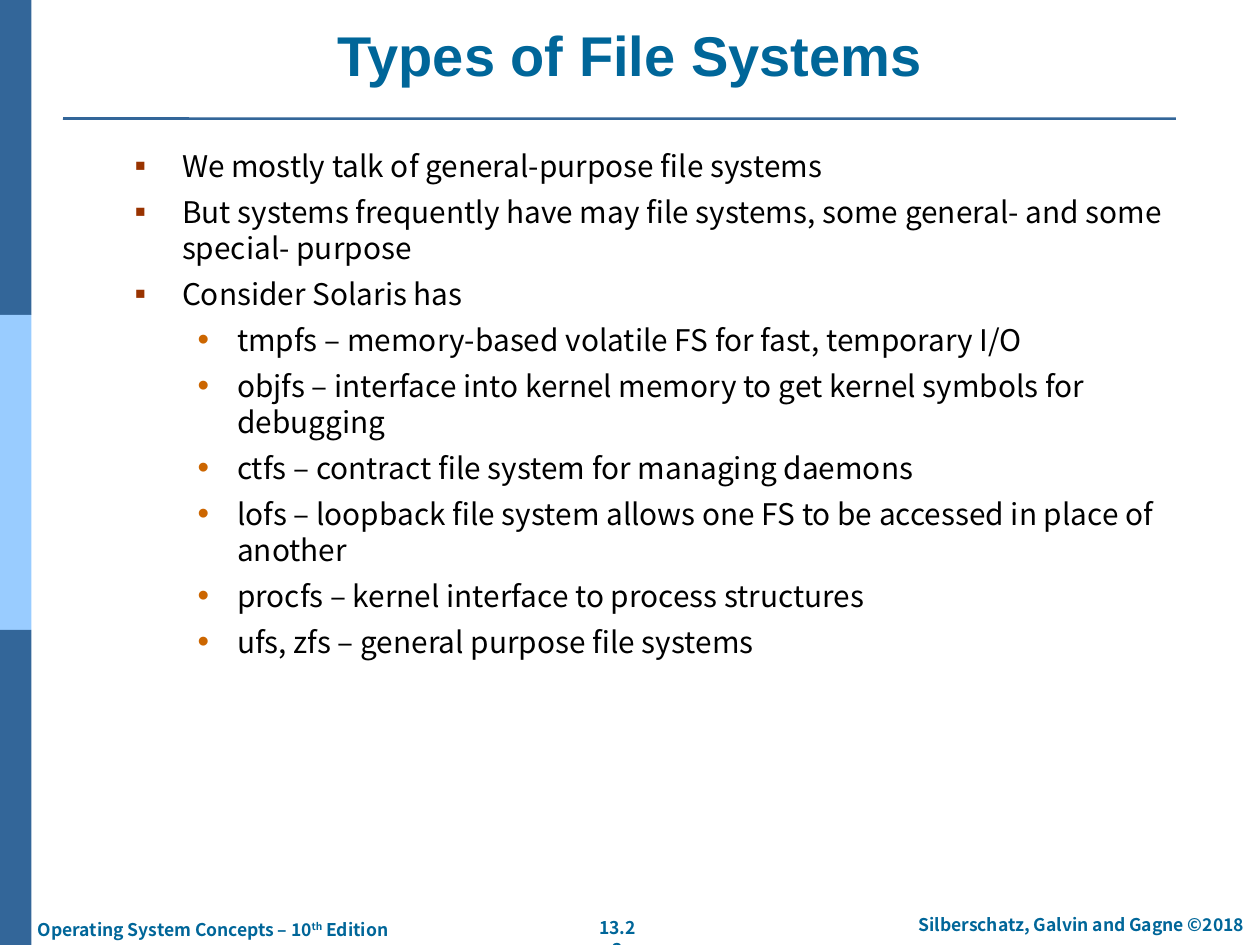
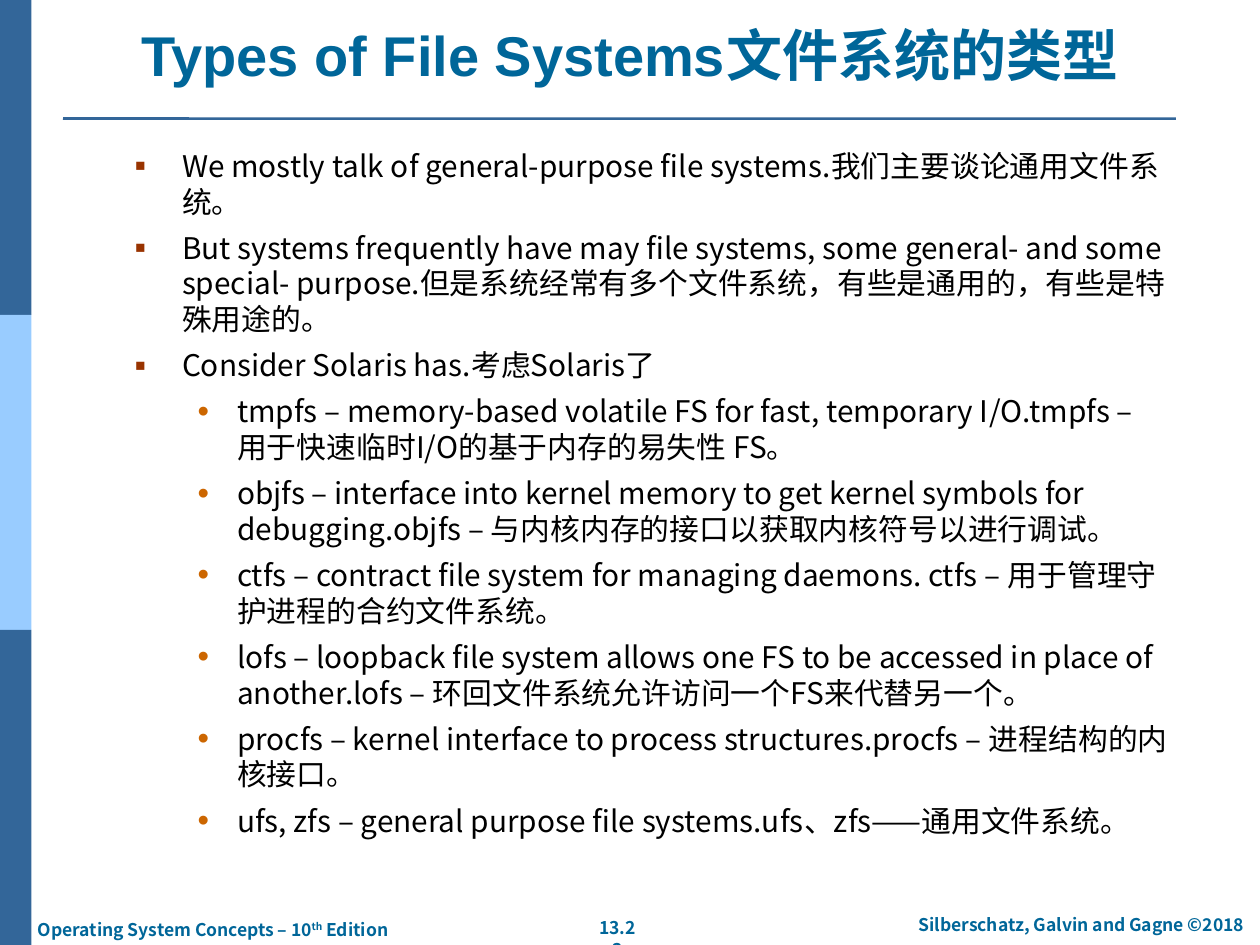
Before and after one commit to SpiritWolf2015/learn-operatingsystem, a slide deck: slide 23 of 操作系统概念/第10版/PPT/ch13-FileSystemInterface.pptx. Drawn at 1260x945 pixels with LibreOffice and Linux fonts; fonts in the diff are those of the drawing; background and template pictures are left out. Boxes give left, top, right and bottom in pixels: in the first picture for what was removed or moved away, otherwise in the second. Text is boxed around its words. In the diff, an @@ line names an element or a change of style, - is before the commit and + after.

Commit message:
[GZC]第13章PPT，文件系统接口

```diff
--- a/操作系统概念/第10版/PPT/ch13-FileSystemInterface.pptx
+++ b/操作系统概念/第10版/PPT/ch13-FileSystemInterface.pptx
@@ title at box(141, 32, 1118, 87): text changed @@
-Types of File Systems
+Types of File Systems文件系统的类型
@@ text at box(182, 152, 1168, 840): text changed @@
-▪ We mostly talk of general-purpose file systems
-▪ But systems frequently have may file systems, some general- and some special- purpose
-▪ Consider Solaris has
-  • tmpfs – memory-based volatile FS for fast, temporary I/O
-  • objfs – interface into kernel memory to get kernel symbols for debugging
-  • ctfs – contract file system for managing daemons
-  • lofs – loopback file system allows one FS to be accessed in place of another
-  • procfs – kernel interface to process structures
-  • ufs, zfs – general purpose file systems
+▪ We mostly talk of general-purpose file systems.我们主要谈论通用文件系统。
+▪ But systems frequently have may file systems, some general- and some special- purpose.但是系统经常有多个文件系统，有些是通用的，有些是特殊用途的。
+▪ Consider Solaris has.考虑Solaris了
+  • tmpfs – memory-based volatile FS for fast, temporary I/O.tmpfs – 用于快速临时I/O的基于内存的易失性 FS。
+  • objfs – interface into kernel memory to get kernel symbols for debugging.objfs – 与内核内存的接口以获取内核符号以进行调试。
+  • ctfs – contract file system for managing daemons. ctfs – 用于管理守护进程的合约文件系统。
+  • lofs – loopback file system allows one FS to be accessed in place of another.lofs – 环回文件系统允许访问一个FS来代替另一个。
+  • procfs – kernel interface to process structures.procfs – 进程结构的内核接口。
+  • ufs, zfs – general purpose file systems.ufs、zfs——通用文件系统。
```
Also in this commit, not shown: 27 other slides changed.
